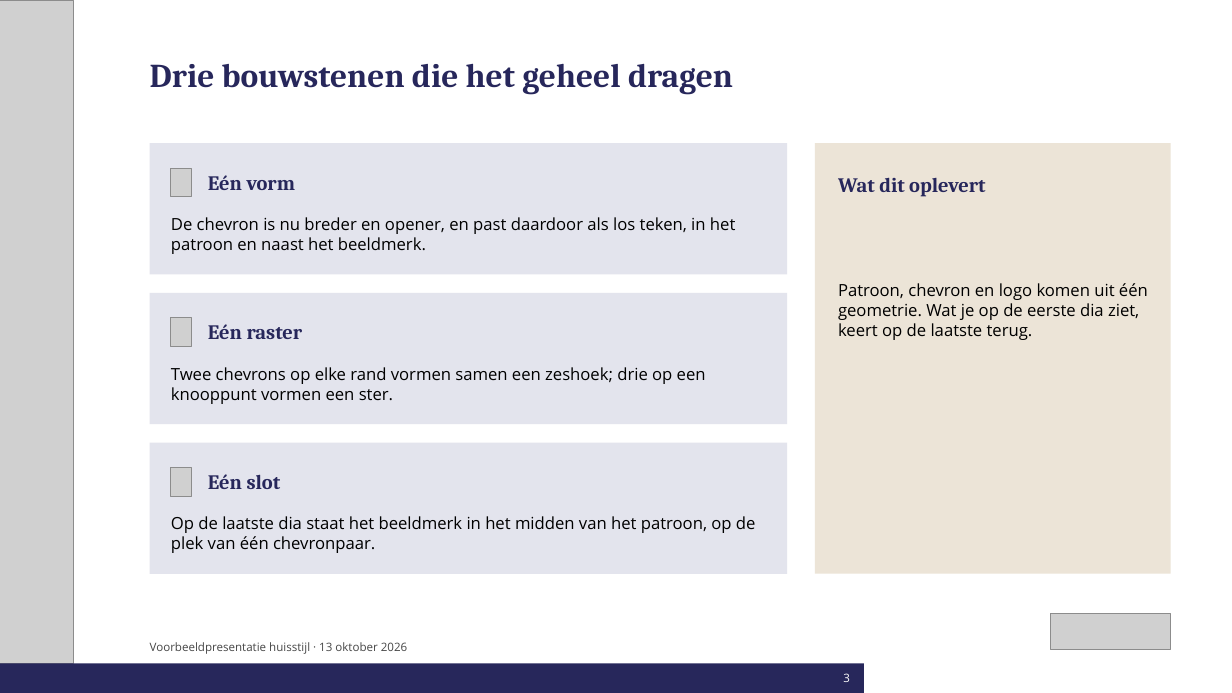
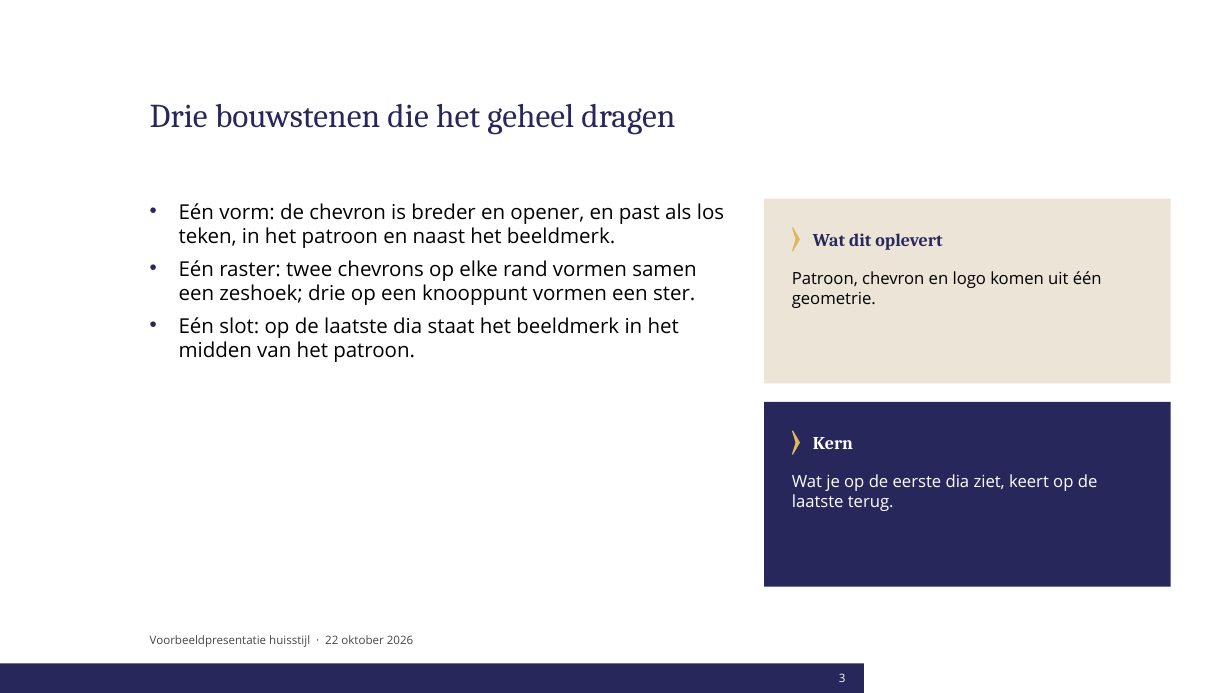
Before and after one commit to dbfbeeldbank/dbf, a slide deck: slide 3 of DBF_voorbeeldpresentatie.pptx. Drawn at 1232x693 pixels with LibreOffice and Linux fonts; fonts in the diff are those of the drawing; grey boxes stand for pictures; background and template pictures are left out. Boxes give left, top, right and bottom in pixels: in the first picture for what was removed or moved away, otherwise in the second. Text is boxed around its words. In the diff, an @@ line names an element or a change of style, - is before the commit and + after.

```diff
--- a/DBF_voorbeeldpresentatie.pptx
+++ b/DBF_voorbeeldpresentatie.pptx
@@ picture removed at box(0, 0, 74, 664) @@
@@ title "Drie bouwstenen die het geheel ...": place and size @@
-title "Drie bouwstenen die het geheel ..." at box(150, 64, 733, 94)
+title "Drie bouwstenen die het geheel ..." at box(150, 104, 675, 134)
@@ title "Drie bouwstenen die het geheel ..." at box(150, 104, 675, 134): bold off; line spacing 1 to 0.95; vertical alignment middle to top @@
@@ rectangle removed at box(150, 143, 787, 274) @@
@@ picture removed at box(171, 168, 191, 197) @@
@@ text removed at box(208, 175, 296, 190) @@
-Eén vorm
@@ text "Eén vorm: de chevron is ..." at box(179, 203, 724, 362): vertical alignment middle to top @@
@@ text at box(179, 203, 724, 362): text changed; size 13 to 16 pt @@
-De chevron is nu breder en opener, en past daardoor als los teken, in het patroon en naast het beeldmerk.
+• Eén vorm: de chevron is breder en opener, en past als los teken, in het patroon en naast het beeldmerk.
+• Eén raster: twee chevrons op elke rand vormen samen een zeshoek; drie op een knooppunt vormen een ster.
+• Eén slot: op de laatste dia staat het beeldmerk in het midden van het patroon.
@@ rectangle: place and size @@
-rectangle at box(815, 143, 1171, 574)
+rectangle at box(764, 199, 1171, 384)
@@ freeform shape added at box(792, 227, 800, 251), fill #DDB85E @@
@@ text "Wat dit oplevert": place and size @@
-text "Wat dit oplevert" at box(838, 177, 985, 197)
+text "Wat dit oplevert" at box(813, 233, 942, 250)
@@ text "Wat dit oplevert" at box(813, 233, 942, 250): size 16 to 14 pt @@
@@ text "Patroon, chevron en logo komen ..." at box(792, 271, 1102, 308): vertical alignment middle to top @@
@@ rectangle removed at box(150, 293, 787, 424) @@
@@ text at box(792, 271, 1102, 308): text changed @@
-Patroon, chevron en logo komen uit één geometrie. Wat je op de eerste dia ziet, keert op de laatste terug.
+Patroon, chevron en logo komen uit één geometrie.
@@ picture removed at box(171, 318, 191, 347) @@
@@ text removed at box(208, 324, 303, 339) @@
-Eén raster
@@ text removed at box(171, 367, 706, 404) @@
-Twee chevrons op elke rand vormen samen een zeshoek; drie op een knooppunt vormen een ster.
@@ rectangle added at box(764, 402, 1171, 587), fill #27275B @@
@@ rectangle removed at box(150, 443, 787, 574) @@
@@ freeform shape added at box(792, 431, 800, 455), fill #DDB85E @@
@@ text added at box(813, 437, 853, 449), 14 pt, text #FFFFFF, bold @@
+Kern
@@ picture removed at box(171, 468, 191, 496) @@
@@ text removed at box(208, 474, 281, 489) @@
-Eén slot
@@ text added at box(792, 474, 1098, 511), 13 pt, text #FFFFFF @@
+Wat je op de eerste dia ziet, keert op de laatste terug.
@@ text removed at box(171, 516, 756, 553) @@
-Op de laatste dia staat het beeldmerk in het midden van het patroon, op de plek van één chevronpaar.
@@ picture removed at box(1051, 614, 1171, 650) @@
@@ text at box(150, 635, 413, 647): text changed @@
-Voorbeeldpresentatie huisstijl · 13 oktober 2026
+Voorbeeldpresentatie huisstijl · 22 oktober 2026
@@ rectangle removed at box(0, 664, 864, 693) @@
@@ rectangle added at box(0, 664, 864, 693), fill #27275B @@
@@ page number: place and size @@
-page number at box(843, 673, 850, 682)
+page number at box(839, 673, 846, 682)
```
Also in this commit, not shown: 1 other slide changed, 2 slides added, 2 slides removed, 3 other files.
